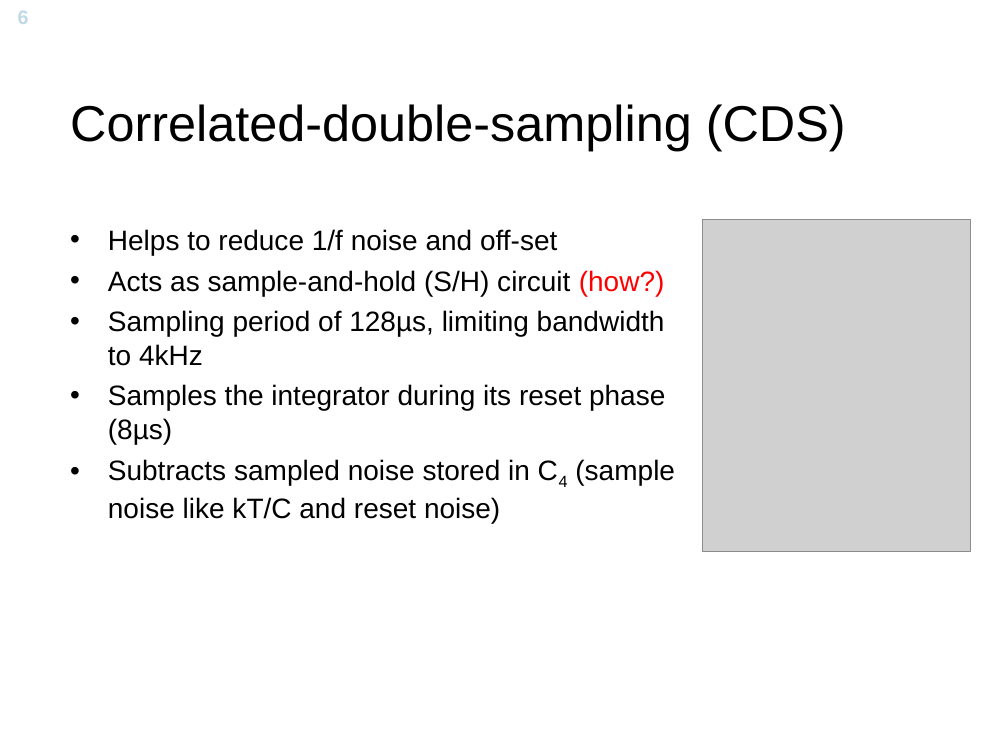
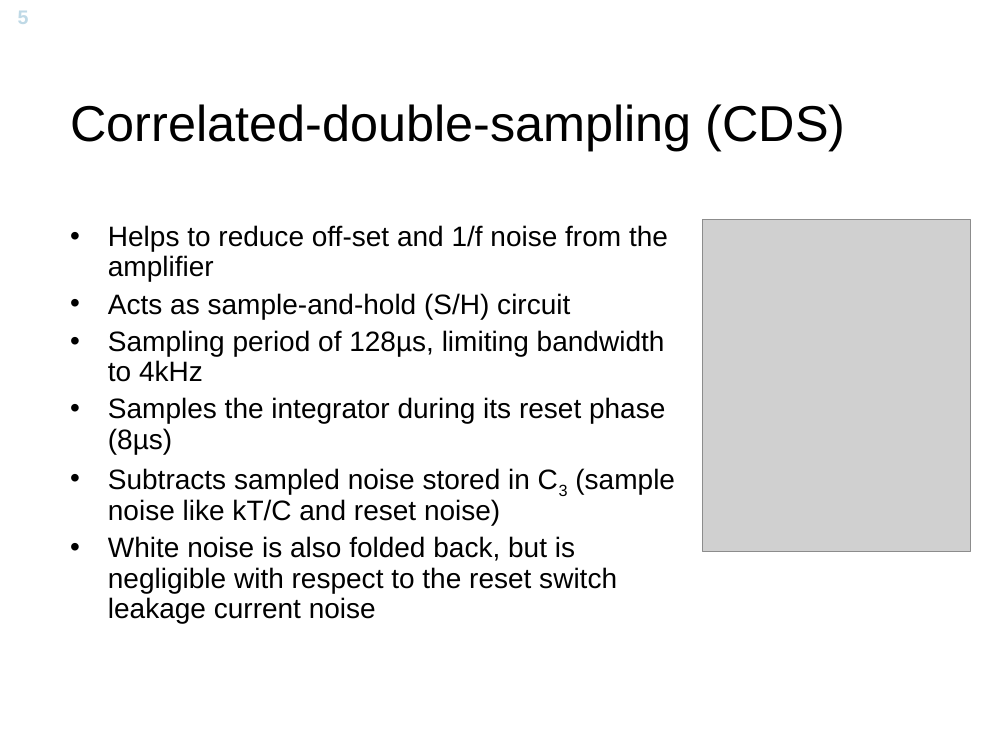
Before and after one commit to Yuav/solcelle, a slide deck: slide 5 of A Sub-pA delta-sigma Current Amplifier for Single-Molecule Nanosesnsors.ppt (slide 6 before the commit). Drawn at 1008x756 pixels with LibreOffice and Linux fonts; fonts in the diff are those of the drawing; grey boxes stand for pictures; background and template pictures are left out. Boxes give left, top, right and bottom in pixels: in the first picture for what was removed or moved away, otherwise in the second. Text is boxed around its words. In the diff, an @@ line names an element or a change of style, - is before the commit and + after.

```diff
--- a/A Sub-pA delta-sigma Current Amplifier for Single-Molecule Nanosesnsors.ppt
+++ b/A Sub-pA delta-sigma Current Amplifier for Single-Molecule Nanosesnsors.ppt
@@ text at box(108, 225, 668, 319): text changed @@
-• Helps to reduce 1/f noise and off-set
-• Acts as sample-and-hold (S/H) circuit (how?)
+• Helps to reduce off-set and 1/f noise from the amplifier
+• Acts as sample-and-hold (S/H) circuit
@@ text at box(108, 330, 665, 454): line spacing 1 to 0.9 @@
@@ text at box(108, 468, 675, 623): text changed @@
-• Subtracts sampled noise stored in C4 (sample noise like kT/C and reset noise)
+• Subtracts sampled noise stored in C3 (sample noise like kT/C and reset noise)
+• White noise is also folded back, but is negligible with respect to the reset switch leakage current noise
```
Also in this commit, not shown: 1 other slide changed, 6 slides added, 1 slide removed.
